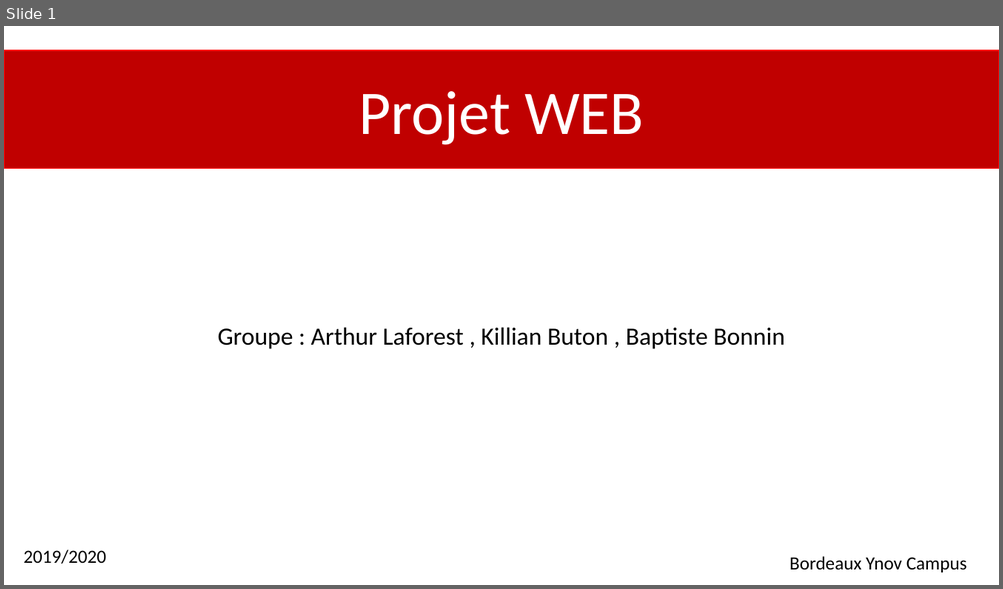
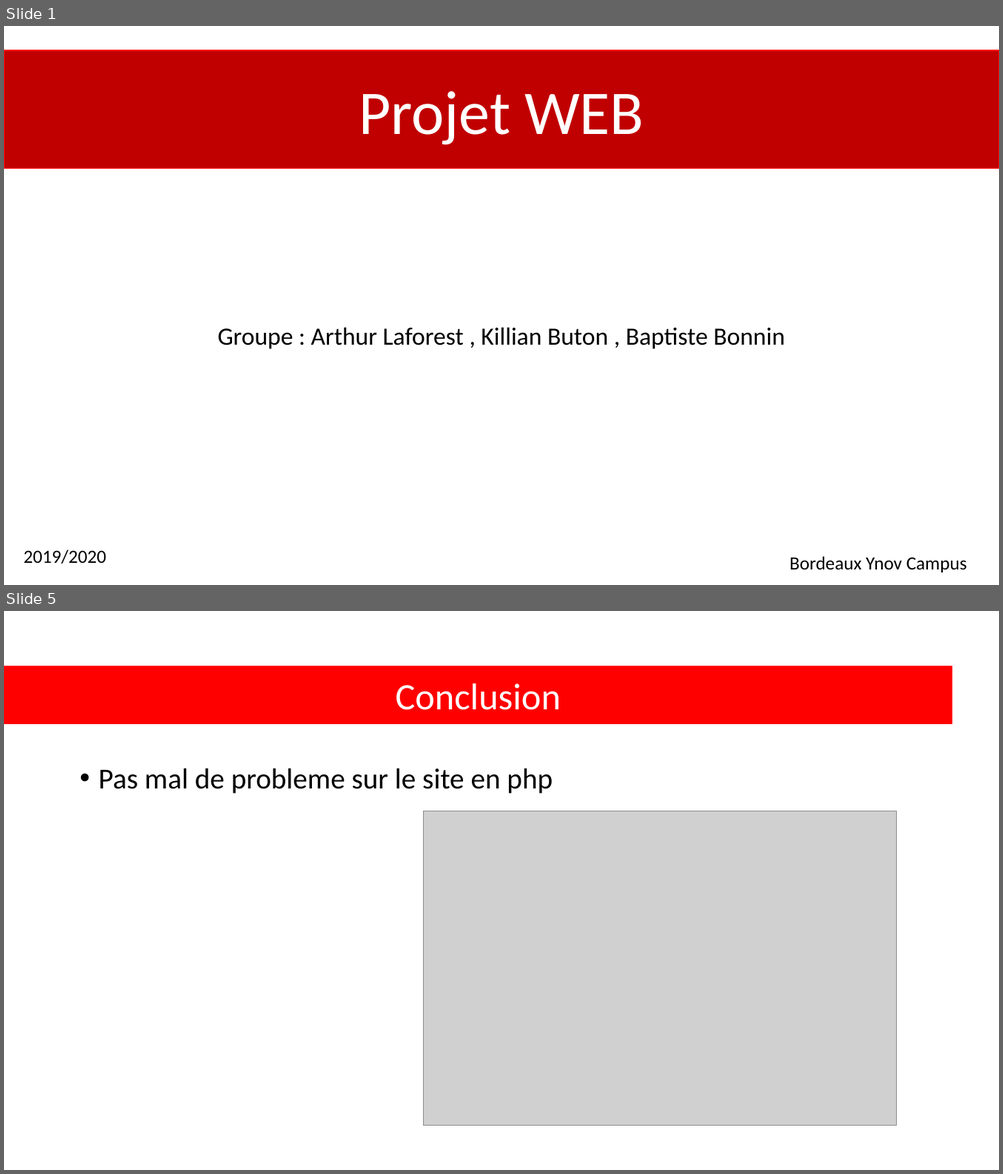
Before and after one commit to Biozard01/onlycode, a slide deck: Onlycode.pptx. Shown one above the other, each under a label of ours: slide 1 before the commit, slides 1 and 5 after it; the slides between them are not shown. The pictures are 1003x589 and 1003x1174 pixels, drawn with LibreOffice and Linux fonts; fonts in the diff are those of the drawing; grey boxes stand for pictures. Boxes give left, top, right and bottom in pixels: in the first picture for what was removed or moved away, otherwise in the second. Text is boxed around its words. In the diff, an @@ line names an element or a change of style, - is before the commit and + after.

```diff
--- a/Onlycode.pptx
+++ b/Onlycode.pptx
@@ slide 5 added at (4,611,999,1170), background #FFFFFF @@
@@ rectangle added at (4,667,952,723), fill #FF0000, outline #FF0000 1 pt, 36 pt, text #FFFFFF @@
+Conclusion
@@ text added at (99,768,552,794), 28 pt, text #000000 @@
+• Pas mal de probleme sur le site en php
@@ picture added at (424,811,896,1126) @@
```
Also in this commit, not shown: 4 slides changed, 1 slide removed.
